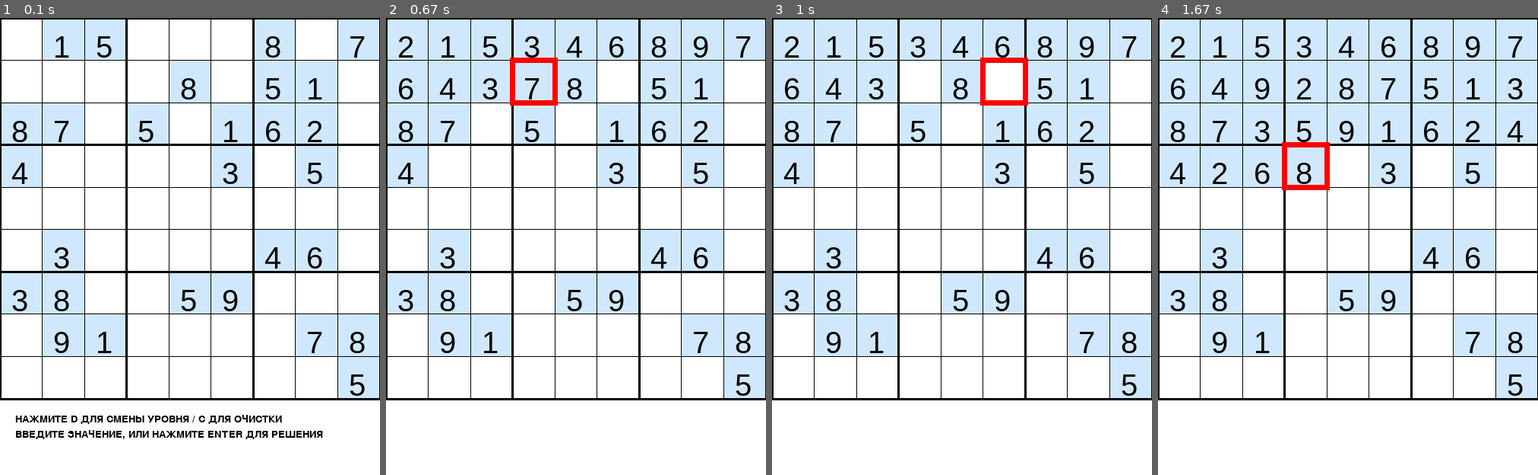
Above: before the commit, frames 1-4 (left to right).
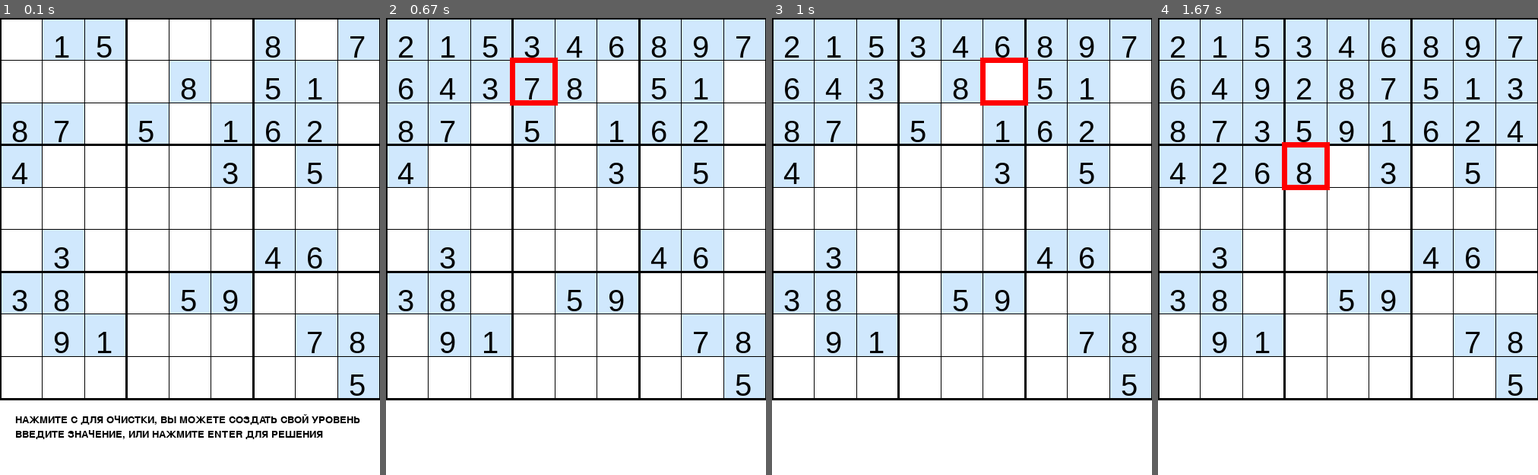
Above: after the commit, the same moments.

Repository: Paxnar/Chesss
Game: pygame game, started from games/sudoku.py
Same seed, same stepped clock (60 frames per second), same inputs: the game is played once before the commit and once after it.
Inputs:
- Up to frame 1 (0.1 s): no input
- Up to frame 2 (0.67 s): tap Enter at 0.33 s
- Up to frame 3 (1 s): no input
- Up to frame 4 (1.67 s): no input

The runs differ from the first frame. In frame 1, 0.9% of the frame differs, in the area x 4-95%, y 86-89%; in frame 2, nothing differs; in frame 3, nothing differs; in frame 4, nothing differs.

Commit message:
Update sudoku.py

Diff:
--- a/games/sudoku.py
+++ b/games/sudoku.py
@@ -69,7 +69,7 @@
 
 
 def instruction_viz():
-    text1 = font2.render('НАЖМИТЕ D ДЛЯ СМЕНЫ УРОВНЯ / С ДЛЯ ОЧИСТКИ', 1, (0, 0, 0))
+    text1 = font2.render('НАЖМИТЕ С ДЛЯ ОЧИСТКИ, ВЫ МОЖЕТЕ СОЗДАТЬ СВОЙ УРОВЕНЬ', 1, (0, 0, 0))
     text2 = font2.render('ВВЕДИТЕ ЗНАЧЕНИЕ, ИЛИ НАЖМИТЕ ENTER ДЛЯ РЕШЕНИЯ', 1, (0, 0, 0))
     screen.blit(text1, (20, 520))
     screen.blit(text2, (20, 540))
